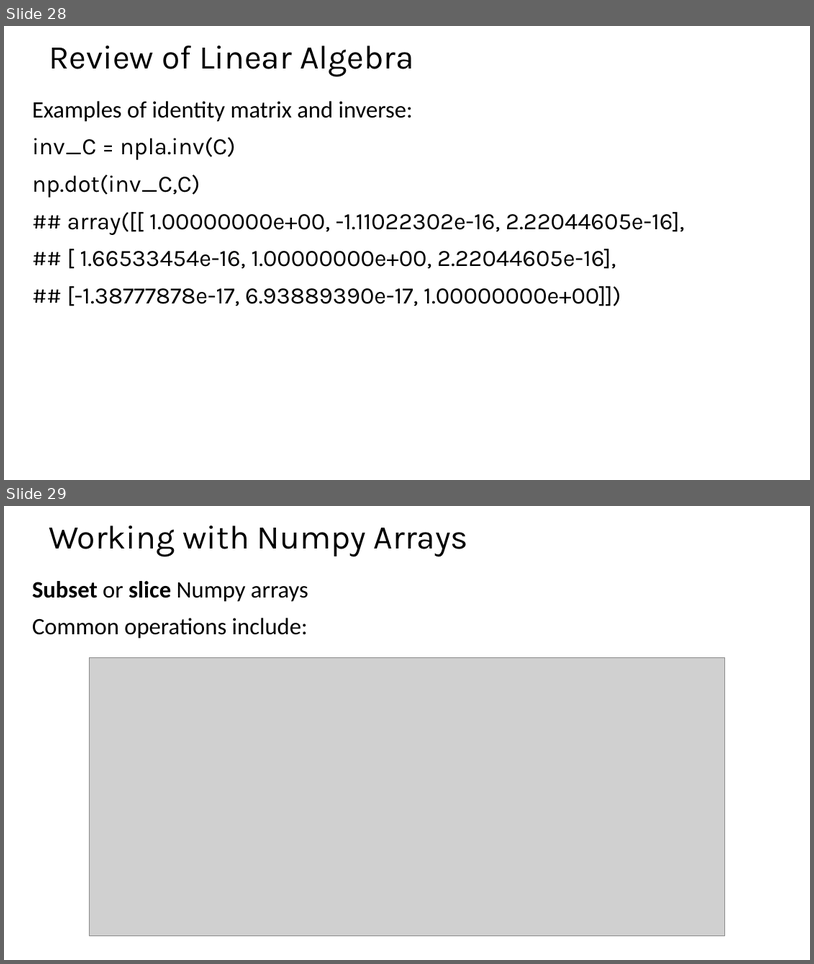
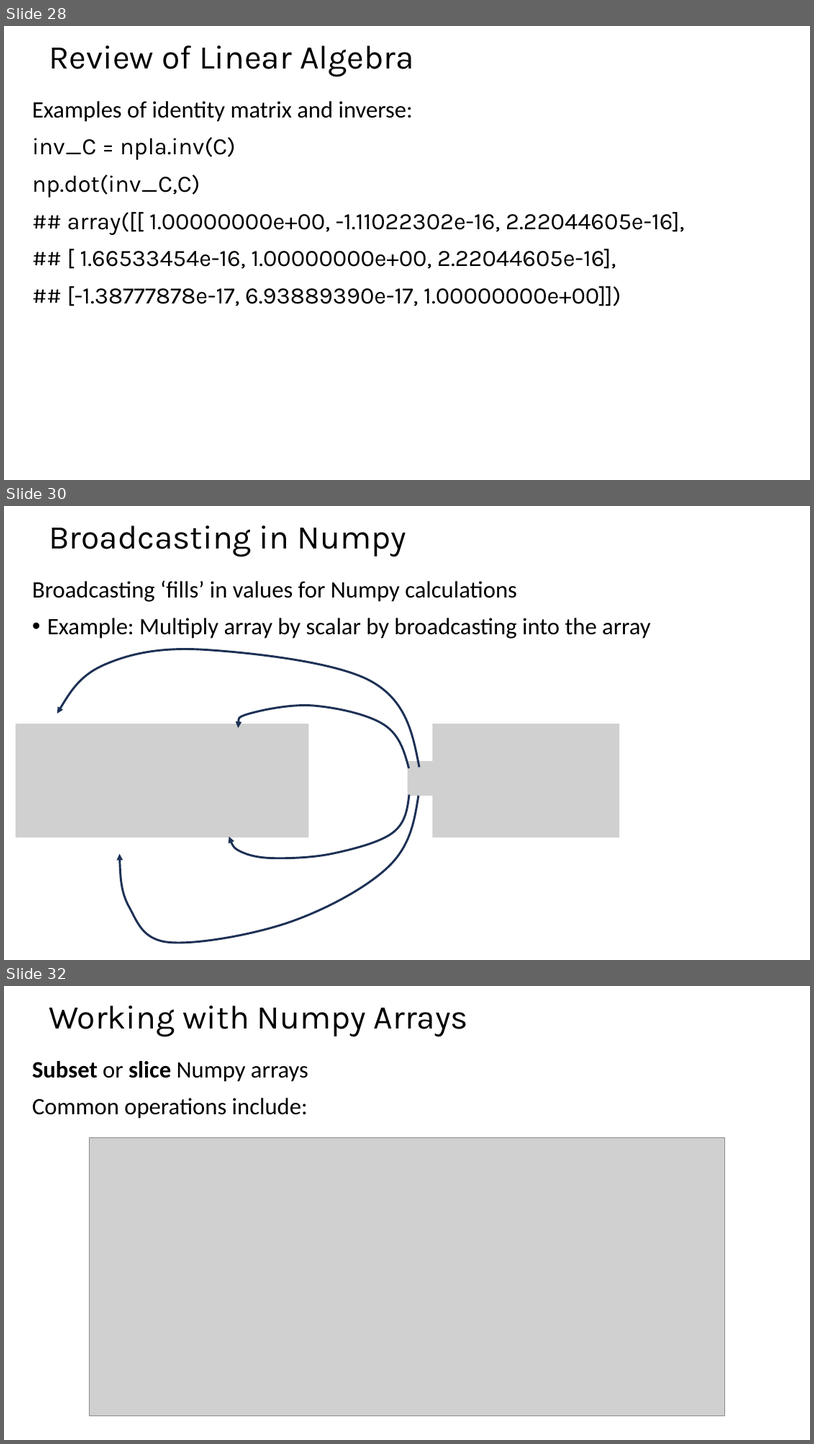
Before and after one commit to StephenElston/CSCI-E-83, a slide deck: SupplementaryMaterials/ReviewOfLinearAlgebra.pptx. Shown one above the other, each under a label of ours: slides 28 and 29 before the commit, slides 28, 30 and 32 after it; the slides between them are not shown. The pictures are 814x964 and 814x1444 pixels, drawn with LibreOffice and Linux fonts; fonts in the diff are those of the drawing; grey boxes stand for pictures. Boxes give left, top, right and bottom in pixels: in the first picture for what was removed or moved away, otherwise in the second. Text is boxed around its words. In the diff, an @@ line names an element or a change of style, - is before the commit and + after.

Commit message:
Added broadcasting slides

```diff
--- a/SupplementaryMaterials/ReviewOfLinearAlgebra.pptx
+++ b/SupplementaryMaterials/ReviewOfLinearAlgebra.pptx
@@ slide 30 added at [4, 506, 810, 960], background #FFFFFF @@
@@ title added at [49, 525, 406, 556], 39.6 pt, text #000000 @@
+Broadcasting in Numpy
@@ text added at [32, 580, 651, 638], 28 pt, text #000000 @@
+Broadcasting ‘fills’ in values for Numpy calculations
+• Example: Multiply array by scalar by broadcasting into the array
@@ freeform shape added at [54, 638, 419, 785], outline #1E3256 2.5 pt @@
@@ freeform shape added at [238, 705, 409, 768], outline #1E3256 2.5 pt @@
@@ picture added at [16, 723, 309, 837] @@
@@ picture added at [433, 723, 620, 837] @@
@@ picture added at [407, 761, 435, 795] @@
@@ freeform shape added at [119, 795, 419, 942], outline #1E3256 2.5 pt @@
@@ freeform shape added at [229, 795, 409, 858], outline #1E3256 2.5 pt @@
@@ what was slide 29 is now slide 32 @@
```
Also in this commit, not shown: 2 other slides added.
